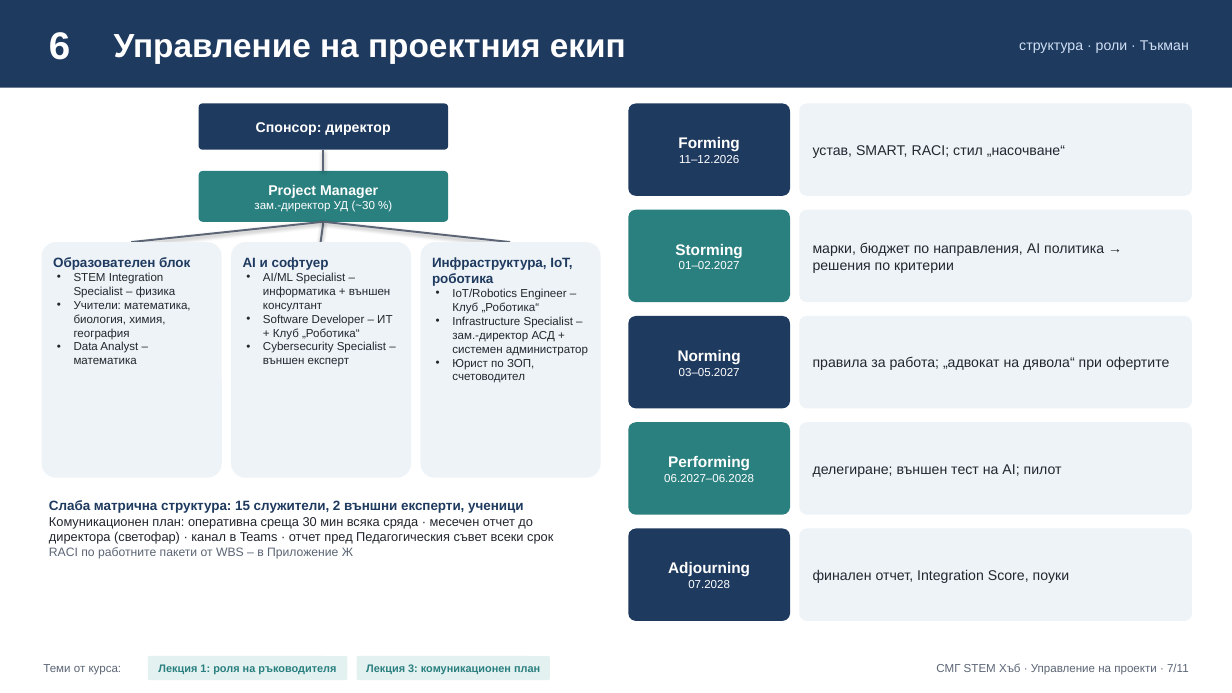
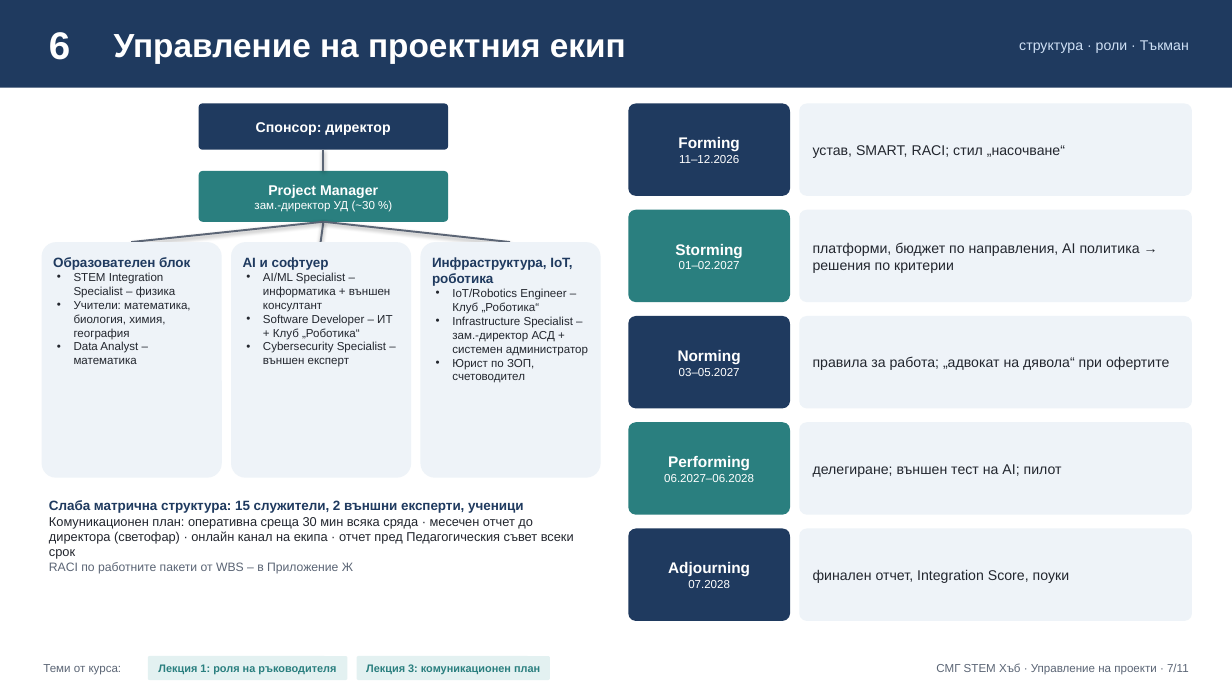
Before and after one commit to Alex-Tsvetanov/Project-Management, a slide deck: slide 7 of stem-project/solution/stem-presentation.pptx. Drawn at 1232x693 pixels with LibreOffice and Linux fonts; fonts in the diff are those of the drawing. Boxes give left, top, right and bottom in pixels: in the first picture for what was removed or moved away, otherwise in the second. Text is boxed around its words. In the diff, an @@ line names an element or a change of style, - is before the commit and + after.

```diff
--- a/stem-project/solution/stem-presentation.pptx
+++ b/stem-project/solution/stem-presentation.pptx
@@ text in rounded rectangle at [813,242,1140,273]: text changed @@
-марки, бюджет по направления, AI политика → решения по критерии
+платформи, бюджет по направления, AI политика → решения по критерии
@@ text at [49,517,574,559]: text changed @@
-Комуникационен план: оперативна среща 30 мин всяка сряда · месечен отчет до директора (светофар) · канал в Teams · отчет пред Педагогическия съвет всеки срок
+Комуникационен план: оперативна среща 30 мин всяка сряда · месечен отчет до директора (светофар) · онлайн канал на екипа · отчет пред Педагогическия съвет всеки срок
```
Also in this commit, not shown: 6 other slides changed, 4 other files.
